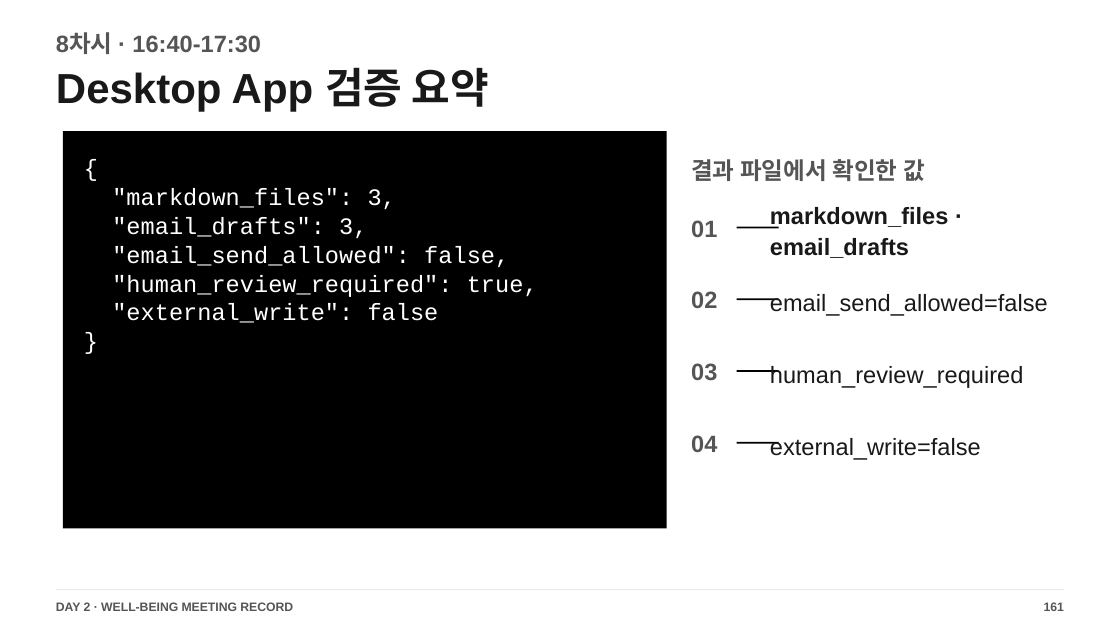
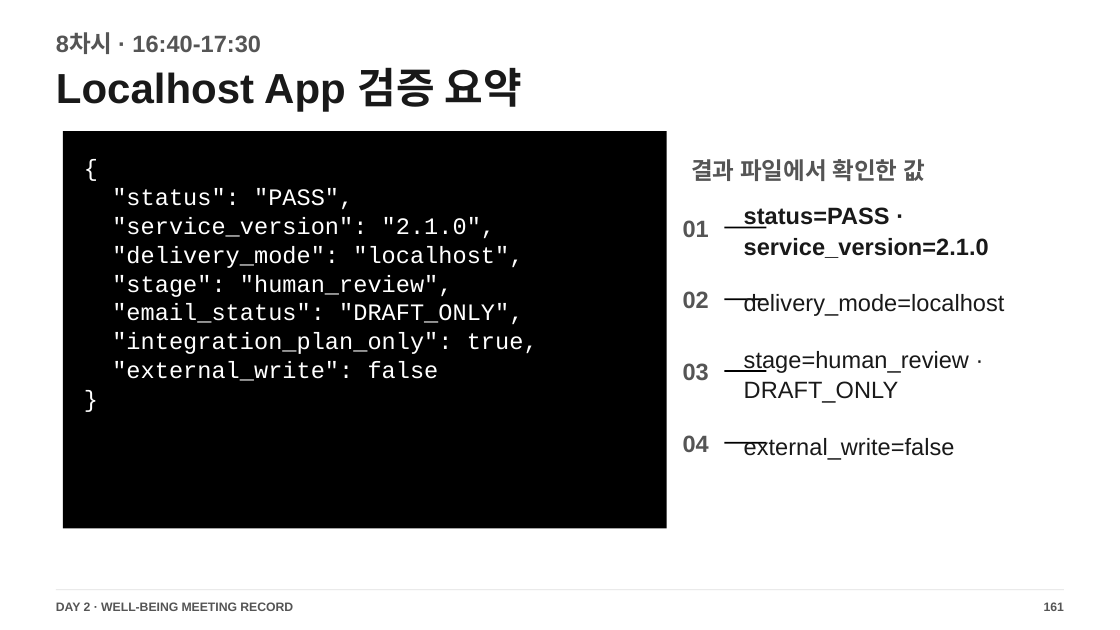
Before and after one commit to smilesjcha/llm-agent-and-workflow-automation, a slide deck: slide 161 of slides/IPA_LLM_Agent_업무자동화_Day2_2026_STUDENT_READY_176p.pptx. Drawn at 1120x630 pixels with LibreOffice and Linux fonts; fonts in the diff are those of the drawing. Boxes give left, top, right and bottom in pixels: in the first picture for what was removed or moved away, otherwise in the second. Text is boxed around its words. In the diff, an @@ line names an element or a change of style, - is before the commit and + after.

Commit message:
docs(day2): align class 8 localhost tutorial

```diff
--- a/slides/IPA_LLM_Agent_업무자동화_Day2_2026_STUDENT_READY_176p.pptx
+++ b/slides/IPA_LLM_Agent_업무자동화_Day2_2026_STUDENT_READY_176p.pptx
@@ text at (x1=56, y1=67, x2=522, y2=112): text changed @@
-Desktop App 검증 요약
+Localhost App 검증 요약
@@ text at (x1=112, y1=188, x2=538, y2=354): text changed @@
-"markdown_files": 3,
-"email_drafts": 3,
-"email_send_allowed": false,
-"human_review_required": true,
+"status": "PASS",
+"service_version": "2.1.0",
+"delivery_mode": "localhost",
+"stage": "human_review",
+"email_status": "DRAFT_ONLY",
+"integration_plan_only": true,
@@ text at (x1=744, y1=207, x2=989, y2=258): text changed @@
-markdown_files · email_drafts
+status=PASS · service_version=2.1.0
@@ text at (x1=744, y1=294, x2=1005, y2=316): text changed @@
-email_send_allowed=false
+delivery_mode=localhost
@@ text at (x1=744, y1=351, x2=969, y2=403): text changed @@
-human_review_required
+stage=human_review · DRAFT_ONLY
@@ text "external_write=false" moved from (x1=770, y1=438, x2=981, y2=460) to (x1=744, y1=438, x2=955, y2=460) @@
@@ 4 texts moved together from (x1=691, y1=220, x2=717, y2=452) to (x1=683, y1=220, x2=709, y2=452) @@
@@ 4 lines moved together from (x1=737, y1=228, x2=779, y2=443) to (x1=724, y1=228, x2=766, y2=443) @@
```
Also in this commit, not shown: 44 other slides changed, 12 other files.
